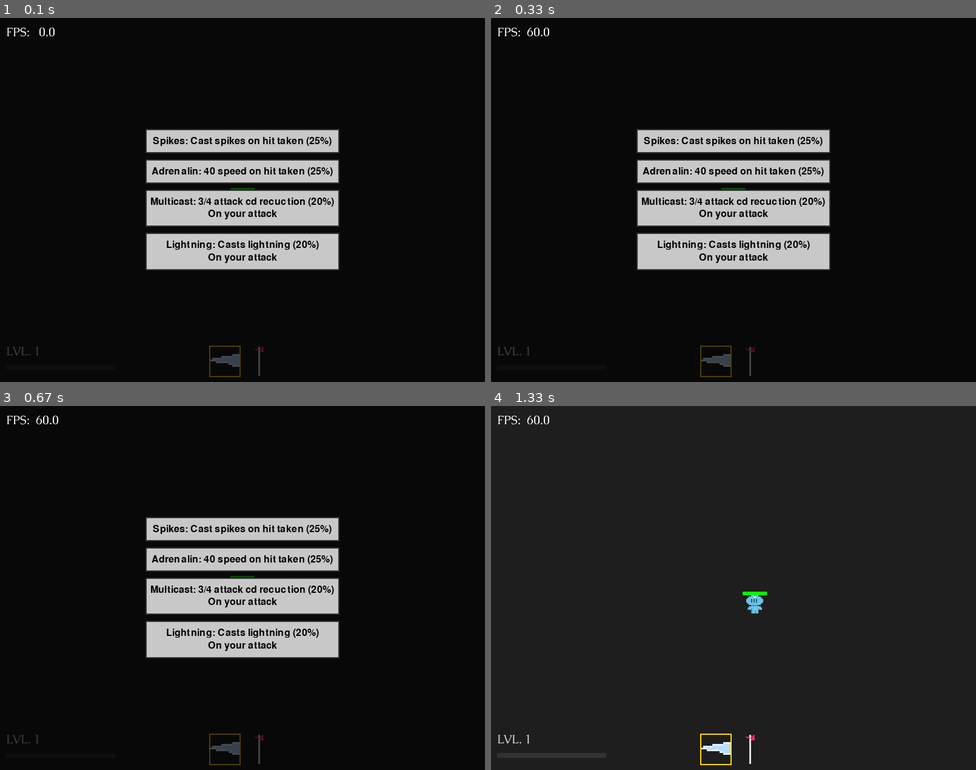
Above: before the commit, frames 1-4 (two rows, left to right).
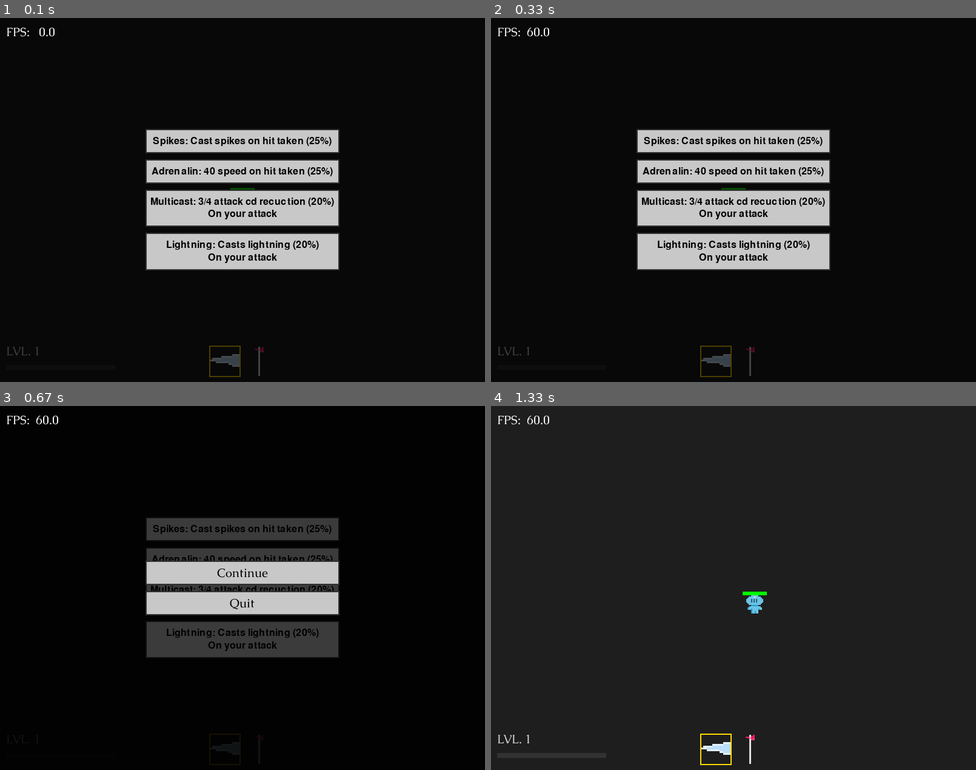
Above: after the commit, the same moments.

Repository: NullBrainReference/dv_pygame_vamplike
Game: pygame game, started from main.py
The game is run twice, just before and just after one commit, with the same random seed, the same clock (stepped at 60 frames per second) and the same inputs.
Inputs (mouse positions are in pixels of both pictures, inside the frame that each line leads up to):
- Up to frame 1 (0.1 s): no input
- Up to frame 2 (0.33 s): no input
- Up to frame 3 (0.67 s): hold Esc from 0.33 s (still down)
- Up to frame 4 (1.33 s): release Esc at 0.8 s; press the mouse at (733, 529) at 0.87 s; move the mouse to (675, 522) at 0.97 s; release the mouse at (617, 515) at 1.1 s; press the mouse at (733, 573) at 1.2 s; move the mouse to (694, 649) at 1.3 s

Frames 1-2 are identical in both runs. In frame 3, 10% of the frame differs, in the area x 1-70%, y 30-99%; in frame 4, nothing differs.

Commit message:
main menu

Diff:
--- a/Events/Events.py
+++ b/Events/Events.py
@@ -35,3 +35,19 @@
 class ProvideTargets:
     effect: object
     candidates: list
+
+@dataclass
+class ShowEscMenu:
+    pass
+
+@dataclass
+class HideEscMenu:
+    pass
+
+@dataclass
+class QuitGame:
+    pass
+
+@dataclass
+class Continue:
+    pass
--- a/GameManagement/GameManager.py
+++ b/GameManagement/GameManager.py
@@ -12,7 +12,11 @@
     ShowBonusSelector,
     BonusSelected,
     RequestTargets,
-    ProvideTargets
+    ProvideTargets,
+    HideEscMenu,
+    ShowEscMenu,
+    QuitGame,
+    Continue
 )
 from Unit.Enemy           import Enemy
 from Weapon.Weapon        import Sword
@@ -37,6 +41,7 @@
 
 from Collision.Physics import physics_step
 from UI.FPSCounter     import FPSCounter
+from UI.EscMenu        import EscMenu
 
 class GameManager:
     def __init__(self, screen):
@@ -46,6 +51,9 @@
         self.spawn_timer = 0.0
         self.spawn_rate  = 2.0   # seconds between spawns
         self.paused      = False
+        self.running     = True
+        self.menu_opened = False
+        self.selecting   = False
 
         self.camera = Camera(screen.get_size())
 
@@ -53,6 +61,10 @@
         self.fps_counter = FPSCounter(self.font)
 
         self.spawners = get_spawners()
+
+        bus.subscribe(ShowEscMenu, lambda e: self._show_esc_menu())
+        bus.subscribe(HideEscMenu, lambda e: self._hide_esc_menu())
+        bus.subscribe(QuitGame,    lambda e: self._quit_game())
 
         bus.subscribe(SpawnProjectile,  lambda e: self.field.projectiles.append(e.projectile))
         bus.subscribe(SpawnEffect,      lambda e: self.field.effects.append(e.effect))
@@ -77,6 +89,7 @@
     def _on_level_up(self, e: LevelUp):
         # Ставим игру на паузу и показываем селектор
         self.paused = True
+        self.selecting = True
         self.field.player.max_hp += 5
 
         bonus_options = [
@@ -99,7 +112,7 @@
         bus.emit(ShowBonusSelector(options=options))
 
     def _on_bonus_selected(self, e: BonusSelected):
-
+        self.selecting = False
         self.paused = False
 
     def _random_spawn_pos(self, radius: float,
@@ -111,6 +124,7 @@
 
     def _select_start_ability(self):
         self.paused = True
+        self.selecting = True
 
         options = [
             ("Spikes: Cast spikes on hit taken (25%)",  SpikesCastEffect()),
@@ -121,6 +135,18 @@
 
         bus.emit(ShowBonusSelector(options=options))
 
+    def _show_esc_menu(self):
+        self.menu_opened = True
+        self.paused = True
+        self.field.effects.append(EscMenu(self.font))
+
+    def _hide_esc_menu(self):
+        self.menu_opened = False
+        if not self.selecting:
+            self.paused = False
+
+    def _quit_game(self):
+        self.running = False
 
     def update(self, dt: float):
         # 1) Всегда обновляем все эффекты (включая селектор)
@@ -227,12 +253,17 @@
         pygame.display.flip()
 
     def run(self):
-        running = True
-        while running:
+        while self.running:
             dt = self.clock.tick(60) / 1000.0
             for ev in pygame.event.get():
                 if ev.type == pygame.QUIT:
-                    running = False
+                    self.running = False
+                if ev.type == pygame.KEYDOWN and ev.key == pygame.K_ESCAPE:
+                    if self.menu_opened:
+                        bus.emit(HideEscMenu())
+                    else:
+                        bus.emit(ShowEscMenu())
+
 
             self.update(dt)
             self.draw()
--- /dev/null
+++ b/UI/EscMenu.py
@@ -0,0 +1,57 @@
+import pygame
+from Events.EventBus import bus
+from Events.Events import HideEscMenu, QuitGame
+
+class EscMenu:
+    BUTTON_W = 320
+    BUTTON_H = 40
+    SPACING  = 10
+    BG_COLOR = (200, 200, 200)
+    BORDER_COLOR = (50, 50, 50)
+
+    def __init__(self, font):
+        self.font = font
+        self.alive = True
+        self.buttons = [
+            self._make_button("Continue", lambda: bus.emit(HideEscMenu())),
+            self._make_button("Quit",     lambda: bus.emit(QuitGame())),
+        ]
+
+    def _make_button(self, text, on_click):
+        return {
+            "text": text,
+            "rect": None,
+            "on_click": on_click,
+            "w": self.BUTTON_W,
+            "h": self.BUTTON_H,
+        }
+
+    def update(self, dt):
+        mx, my = pygame.mouse.get_pos()
+        if not pygame.mouse.get_pressed()[0]:
+            return
+        for btn in self.buttons:
+            if btn["rect"] and btn["rect"].collidepoint(mx, my):
+                btn["on_click"]()
+                self.alive = False
+                return
+
+    def draw(self, screen, camera=None):
+        sx, sy = screen.get_size()
+        overlay = pygame.Surface((sx, sy), pygame.SRCALPHA)
+        overlay.fill((0, 0, 0, 180))
+        screen.blit(overlay, (0, 0))
+
+        total_h = sum(b["h"] for b in self.buttons) + (len(self.buttons)-1)*self.SPACING
+        y = (sy - total_h) // 2
+        for btn in self.buttons:
+            x = (sx - btn["w"]) // 2
+            rect = pygame.Rect(x, y, btn["w"], btn["h"])
+            btn["rect"] = rect
+            pygame.draw.rect(screen, self.BG_COLOR, rect)
+            pygame.draw.rect(screen, self.BORDER_COLOR, rect, 2)
+
+            txt = self.font.render(btn["text"], True, (0,0,0))
+            tx, ty = txt.get_size()
+            screen.blit(txt, (x + (btn["w"]-tx)//2, y + (btn["h"]-ty)//2))
+            y += btn["h"] + self.SPACING
